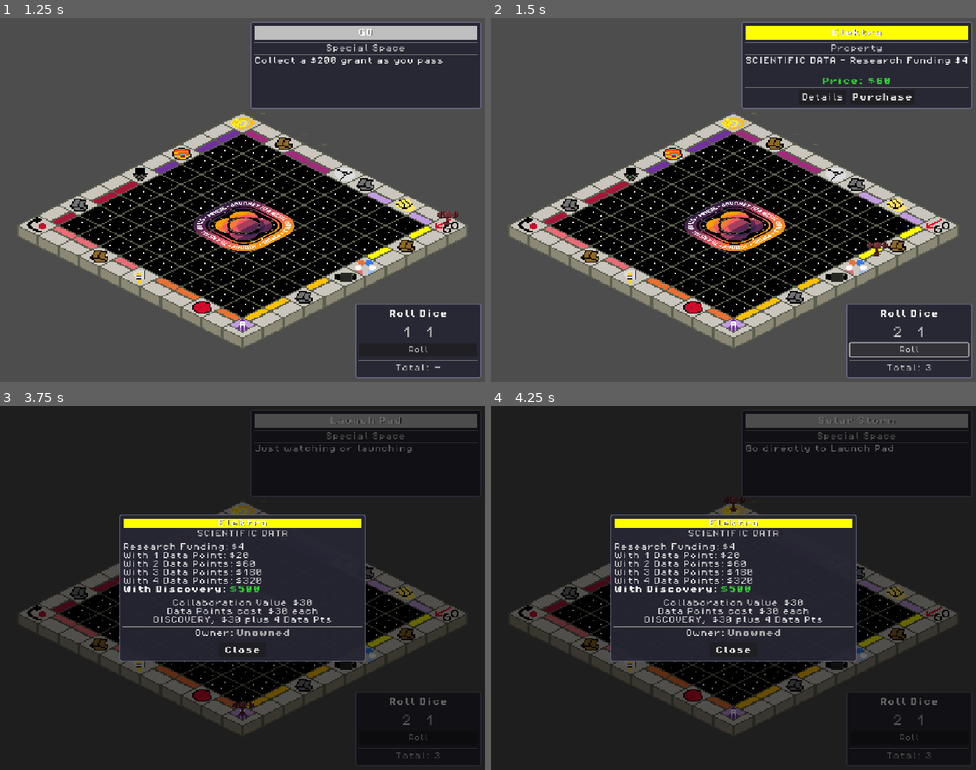
Above: before the commit, frames 1-4 (two rows, left to right).
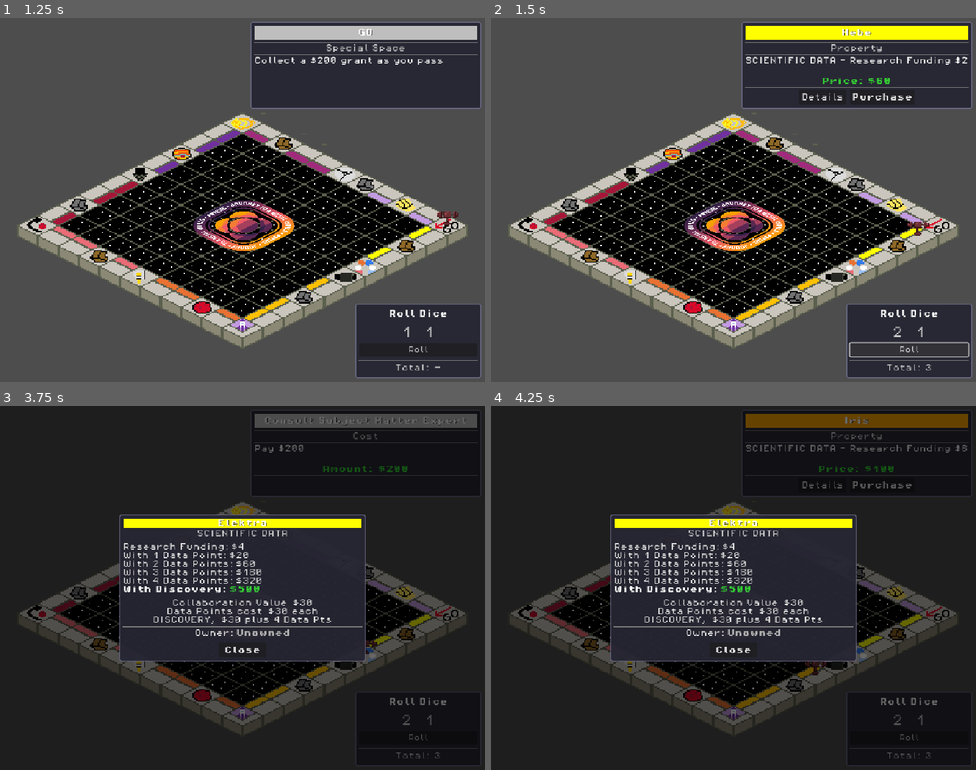
Above: after the commit, the same moments.

Repository: MissionToPsyche-Platinum/platinum_24d_game_psycheopoly-psb
Game: Godot game, scene res://scenes/StartMenu.tscn
The game is run twice, just before and just after one commit, with the same random seed, the same clock (stepped at 60 frames per second) and the same inputs.
Inputs (mouse positions are in pixels of both pictures, inside the frame that each line leads up to):
- Up to frame 1 (1.25 s): click "Start" at 0.5 s
- Up to frame 2 (1.5 s): click "Roll" at 1.25 s
- Up to frame 3 (3.75 s): click "Details" at 2 s; click "Purchase" at 2.75 s; tap Enter at 3.5 s; move the mouse to (218, 660) at 3.52 s; hold Right from 3.53 s (still down); tap Space at 3.6 s; click (218, 660) at 3.67 s
- Up to frame 4 (4.25 s): keep holding Right; tap Space at 3.77, 4.07 s

Frame 1 is identical in both runs. In frame 2, 0.3% of the frame differs, in the area x 70-99%, y 3-66%; in frame 3, 0.9%; in frame 4, 2.6%, in the area x 47-99%, y 2-74%.

Commit message:
feat: implemented game piece with step-by-step movement

Diff:
--- a/scripts/core/piece.gd
+++ b/scripts/core/piece.gd
@@ -2,6 +2,8 @@
 
 # Signal emitted when the piece moves to a new space
 signal space_changed(space_num: int)
+# Signal emitted when the piece finishes all movement steps
+signal movement_finished(final_space: int)
 
 # Current board position (grid coordinates)
 var board_x: int = 0
@@ -12,6 +14,11 @@
 
 # Reference to the TileMapLayer
 @export var tile_map: TileMapLayer
+
+# Movement animation settings
+var _is_moving: bool = false
+var _remaining_steps: int = 0
+var _step_delay: float = 0.2  # Time between each step in seconds
 
 
 func _ready() -> void:
@@ -88,14 +95,40 @@
 
 
 # Move forward by a number of spaces (clockwise only)
+# Now animates one space at a time
 func move_forward(spaces: int) -> void:
-	board_space = ((board_space + spaces) % 40 + 40) % 40
+	if _is_moving:
+		return  # Prevent overlapping movements
+
+	_is_moving = true
+	_remaining_steps = spaces
+	_move_one_step()
+
+
+# Internal function to move one step at a time
+func _move_one_step() -> void:
+	if _remaining_steps <= 0:
+		_is_moving = false
+		movement_finished.emit(board_space)
+		return
+
+	# Move one space forward
+	board_space = (board_space + 1) % 40
 	var new_coords := get_coords_from_space(board_space)
 	board_x = new_coords.x
 	board_y = new_coords.y
 	update_position()
 	space_changed.emit(board_space)
-	print("Moved to space ", board_space, " at (", board_x, ", ", board_y, ")")
+
+	_remaining_steps -= 1
+
+	# Schedule the next step
+	if _remaining_steps > 0:
+		get_tree().create_timer(_step_delay).timeout.connect(_move_one_step)
+	else:
+		_is_moving = false
+		movement_finished.emit(board_space)
+		print("Moved to space ", board_space, " at (", board_x, ", ", board_y, ")")
 
 
 # Convert grid position to world position and update
